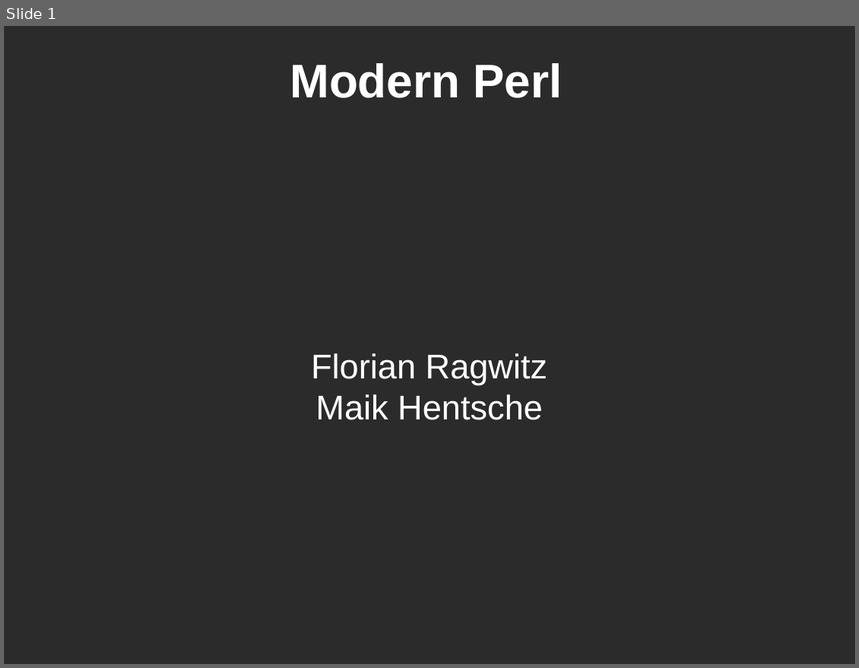
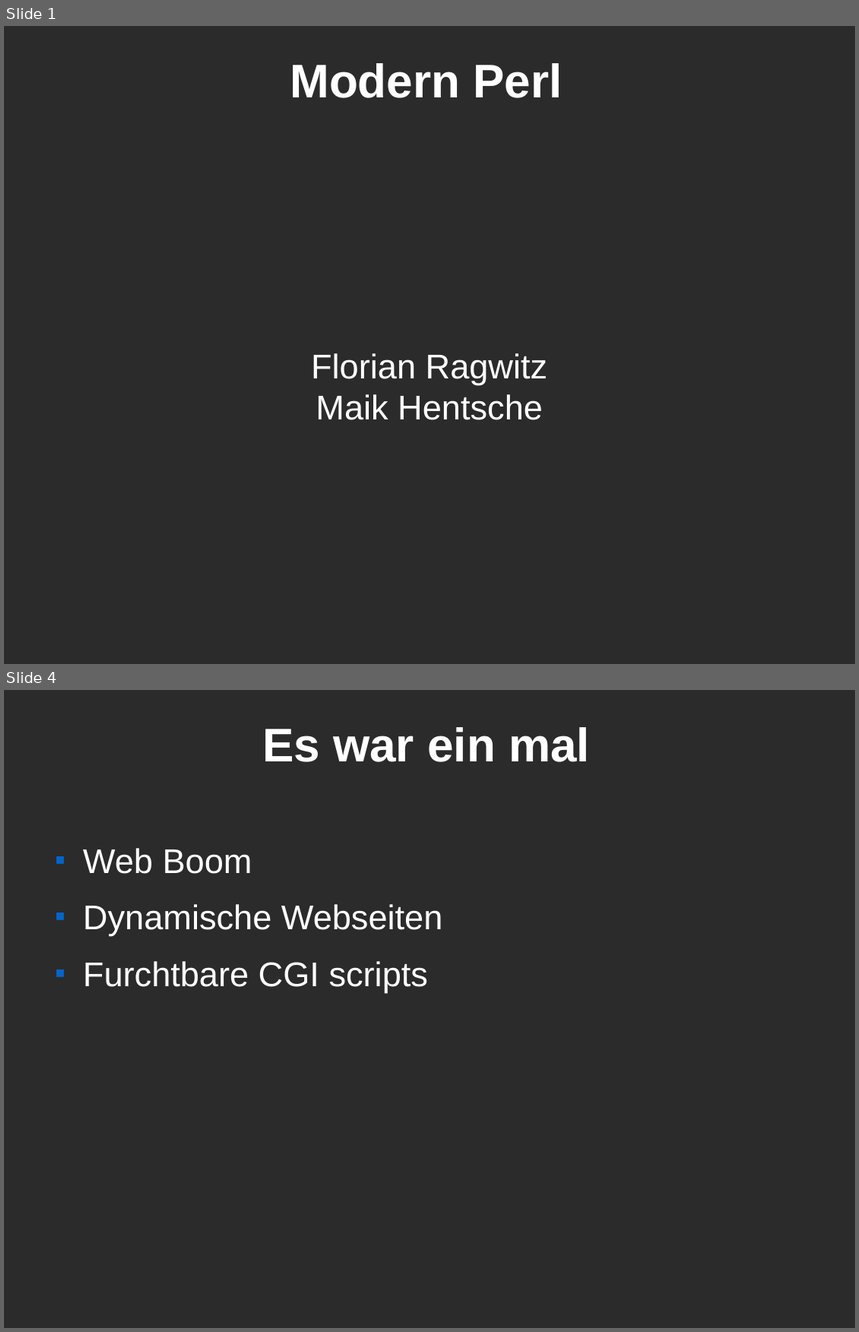
Before and after one commit to Caldrin/Vortrag_CLT, a slide deck: Modern Perl.odp. Shown one above the other, each under a label of ours: slide 1 before the commit, slides 1 and 4 after it; the slides between them are not shown. The pictures are 859x668 and 859x1332 pixels, drawn with LibreOffice and Linux fonts; fonts in the diff are those of the drawing; background and template pictures are left out; a plain dark background stands for a picture behind light text. Boxes give left, top, right and bottom in pixels: in the first picture for what was removed or moved away, otherwise in the second. Text is boxed around its words. In the diff, an @@ line names an element or a change of style, - is before the commit and + after.

```diff
--- a/Modern Perl.odp
+++ b/Modern Perl.odp
@@ slide 4 added at bbox=[4, 690, 855, 1328], background picture (left out) @@
@@ title added at bbox=[262, 727, 590, 762], 44 pt, text #FFFFFF, bold @@
+Es war ein mal
@@ text added at bbox=[83, 848, 443, 992], 32 pt, text #FFFFFF @@
+■ Web Boom
+■ Dynamische Webseiten
+■ Furchtbare CGI scripts
```
Also in this commit, not shown: 2 slides changed, 11 other slides added, 1 slide removed.
